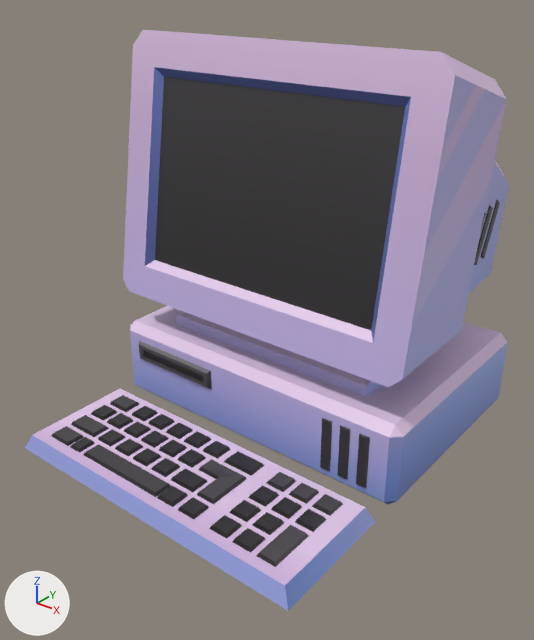
A saved change to the FBX model Assets/Models/Level/fbx/computer.fbx.
Camera for both pictures: a 50 mm camera at (0.854, -1.24, 0.922) aimed at (0.01, -0.186, 0.268). The lights are fixed; the arrows at lower left show +X, +Y and +Z. The picture after the commit comes second. Vertices at exactly the same position are counted once.

Objects in the first picture: 'computer'.
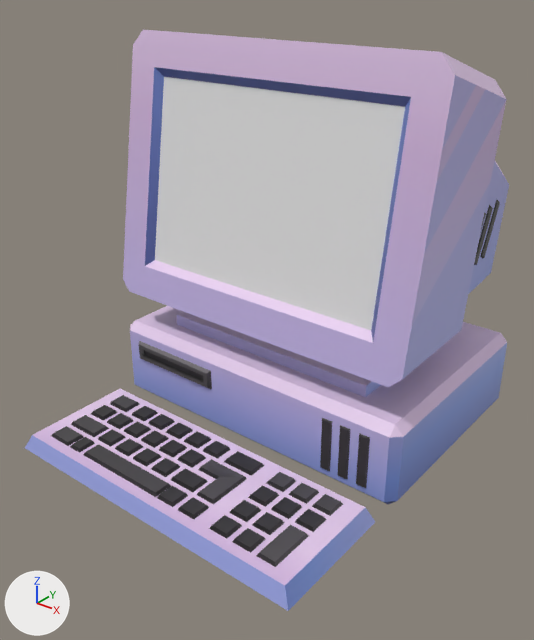
Where the change shows, as pixel boxes [x1, y1, x2, y2] in the pictures (534 x 640 px):
'computer', recoloured, surface changed (black to grey): [151, 71, 410, 334] in both
part 1 of me_cube_001, recoloured (black to white): [155, 77, 405, 330] in both
part 2 of me_cube_001, surface changed (black to grey): [155, 77, 405, 330] in both

Patch to the scene script:
```diff
--- a/Assets/Models/Level/fbx/computer.fbx.py
+++ b/Assets/Models/Level/fbx/computer.fbx.py
@@ mat_computerscreen @@
+mat_computerscreen = principled_material('ComputerScreen')
+mat_computerscreen.base_color = (0.8, 0.8, 0.8)  # white #e7e7e7
@@ me_cube_001 @@
 me_cube_001.from_pydata(...)  # 524 vertices, 754 faces; spans x -0.359..0.359, y -0.559..0.332, z -0.001..0.799
 # used by ob_computer; location = (0.0, 0.0, 0.0)
+# me_cube_001 part 1: all 4 faces centred in x -0.181..0.181, y -0.201..-0.182, z 0.465..0.589 switch from mat_store (picture img_gradient_png) to mat_computerscreen (white #e7e7e7)
+# me_cube_001 part 2: texture (UV) coordinates of 4 of 754 faces, centred in x -0.181..0.181, y -0.201..-0.182, z 0.465..0.589, changed; they spanned u 0.57..0.57, v 0.77..0.82 and now span u 0.0..1.0, v 0.15..0.85
```
